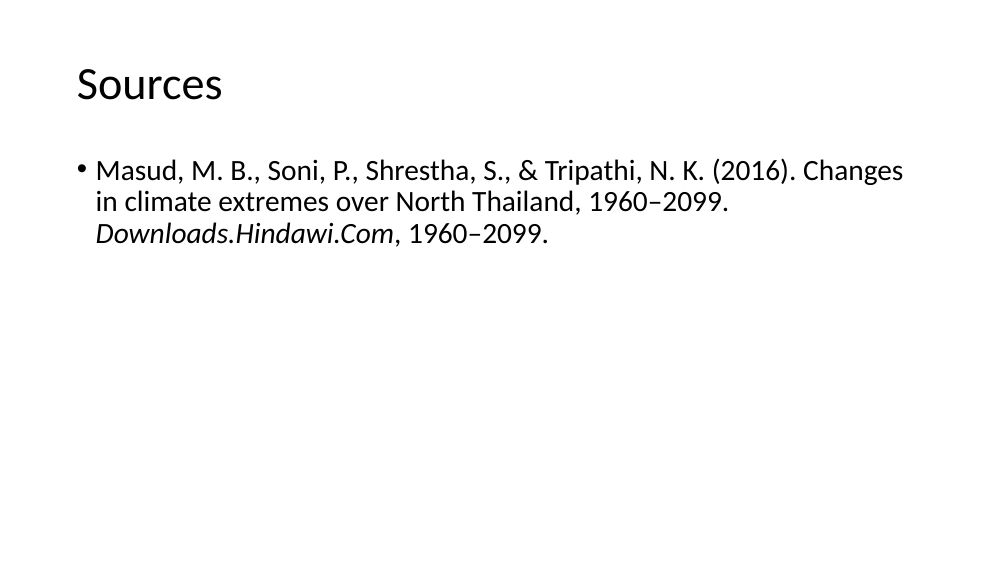
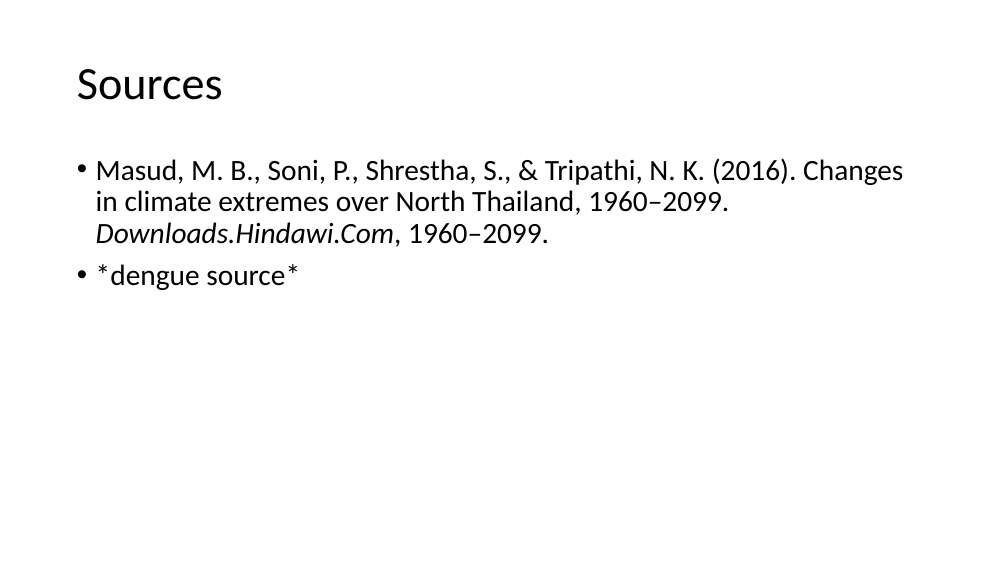
Before and after one commit to datascience-mobi-2023/topic04_team04, a slide deck: slide 8 of Project Proposal Präsi Draft .pptx (slide 7 before the commit). Drawn at 1008x567 pixels with LibreOffice and Linux fonts; fonts in the diff are those of the drawing. Boxes give left, top, right and bottom in pixels: in the first picture for what was removed or moved away, otherwise in the second. Text is boxed around its words. In the diff, an @@ line names an element or a change of style, - is before the commit and + after.

```diff
--- a/Project Proposal Präsi Draft .pptx
+++ b/Project Proposal Präsi Draft .pptx
@@ text at bbox=[96, 264, 300, 290]: paragraph added @@
+• *dengue source*
```
Also in this commit, not shown: 4 other slides changed, 2 slides added.
